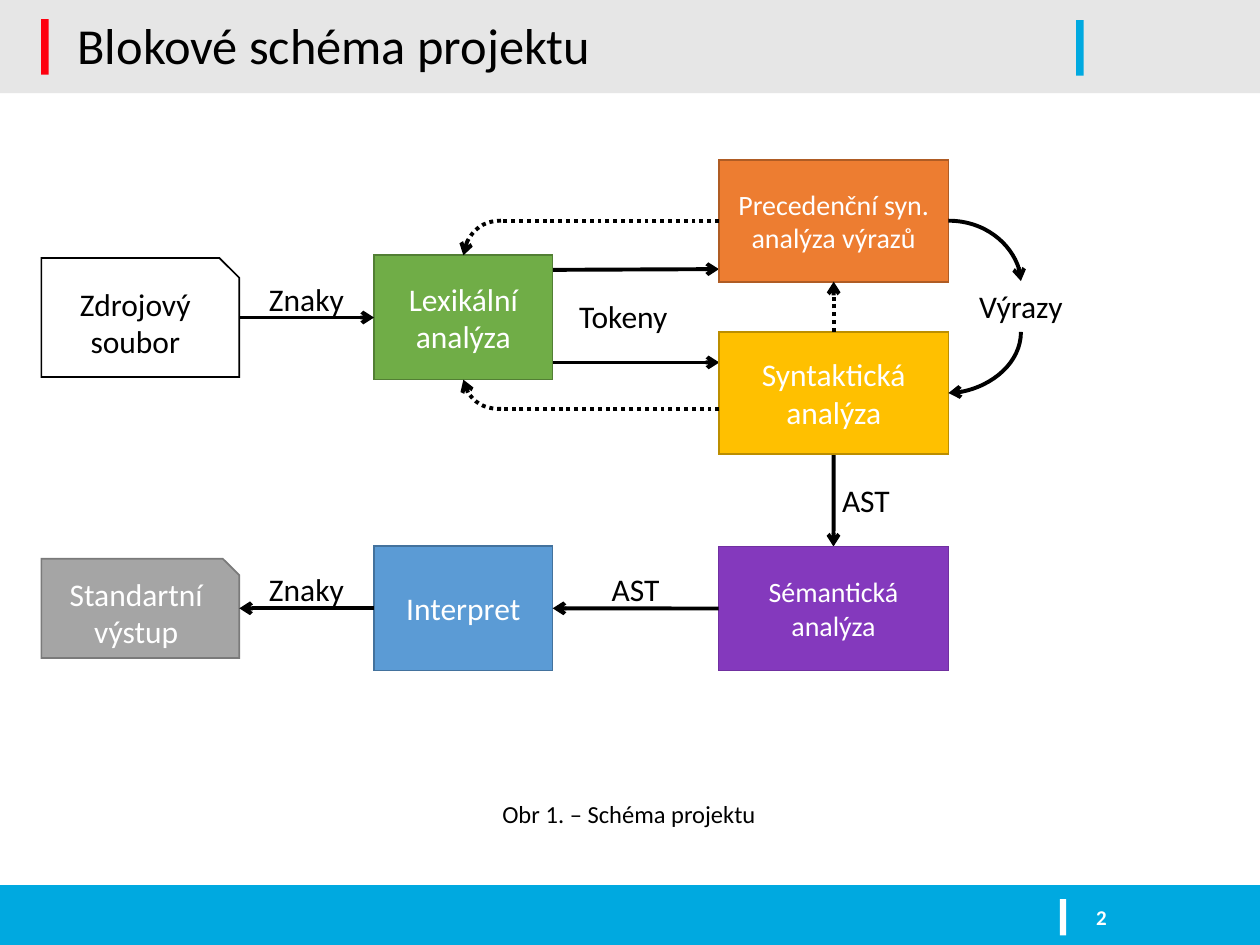
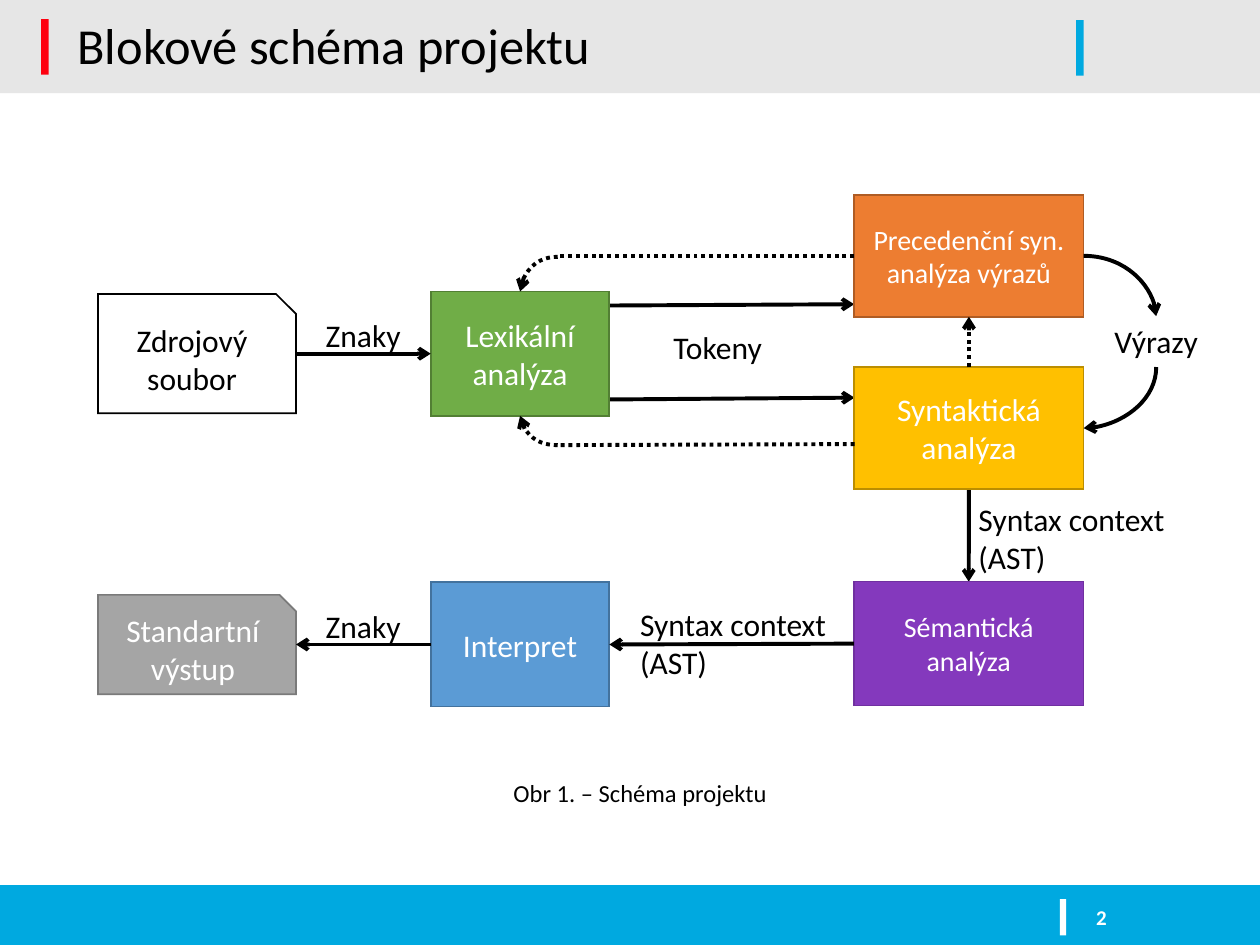
Before and after one commit to kysel/IFJ16, a slide deck: slide 2 of docs/prezentace.pptx. Drawn at 1260x945 pixels with LibreOffice and Linux fonts; fonts in the diff are those of the drawing; background and template pictures are left out. Boxes give left, top, right and bottom in pixels: in the first picture for what was removed or moved away, otherwise in the second. Text is boxed around its words. In the diff, an @@ line names an element or a change of style, - is before the commit and + after.

Commit message:
Final presentation added

```diff
--- a/docs/prezentace.pptx
+++ b/docs/prezentace.pptx
@@ line moved from (719, 220) - (501, 220) to (854, 256) - (558, 256) @@
@@ arrow moved from (541, 270) - (719, 270) to (607, 305) - (854, 304) @@
@@ text "Tokeny": place and size @@
-text "Tokeny" at [579, 306, 667, 333]
+text "Tokeny" at [673, 337, 761, 364]
@@ 3 rectangles, 2 arrows, 2 curved arrows, 1 text, 1 line: place and size @@
-3 rectangles, 2 arrows, 2 curved arrows, 1 text, 1 line at [718, 160, 1062, 670]
+3 rectangles, 2 arrows, 2 curved arrows, 1 text, 1 line at [854, 195, 1197, 706]
@@ 2 rectangles, 2 snip rects, 2 texts, 2 arrows, 2 curved arrows: place and size @@
-2 rectangles, 2 snip rects, 2 texts, 2 arrows, 2 curved arrows at [42, 220, 553, 670]
+2 rectangles, 2 snip rects, 2 texts, 2 arrows, 2 curved arrows at [98, 257, 610, 707]
@@ arrow moved from (541, 363) - (719, 363) to (607, 399) - (854, 398) @@
@@ line moved from (719, 410) - (501, 410) to (854, 444) - (558, 445) @@
@@ text at [978, 510, 1165, 573]: text changed @@
-AST
+Syntax context (AST)
@@ text removed at [612, 580, 660, 609] @@
-AST
@@ text added at [640, 615, 826, 678], 18 pt, text #000000 @@
+Syntax context (AST)
@@ arrow moved from (718, 609) - (553, 609) to (854, 644) - (610, 645) @@
@@ text "Obr 1. – Schéma projektu": place and size @@
-text "Obr 1. – Schéma projektu" at [502, 806, 755, 828]
+text "Obr 1. – Schéma projektu" at [513, 785, 766, 807]
```
Also in this commit, not shown: 9 other slides changed, 4 slides added.
